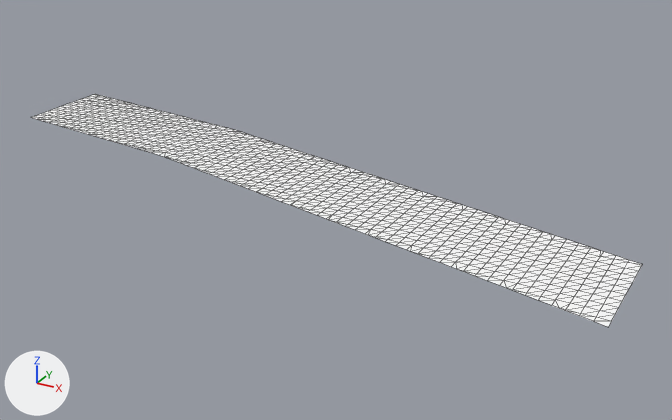
The glTF model games/yorimichi/assets/belmonte/meshes/SM_BM_BC_Water_5.glb, before and after one commit.
Rendered twice from a 50 mm lens placed at (1063.0, -474.0, 88.0), pointed at (916.0, -207.0, -45.0). Arrows for +X, +Y and +Z are at lower left; the lights stay in place. The first picture is the older version. Mesh edges are drawn as thin lines.

In view in the first picture: 'SM_BM_BC_Water_5'.
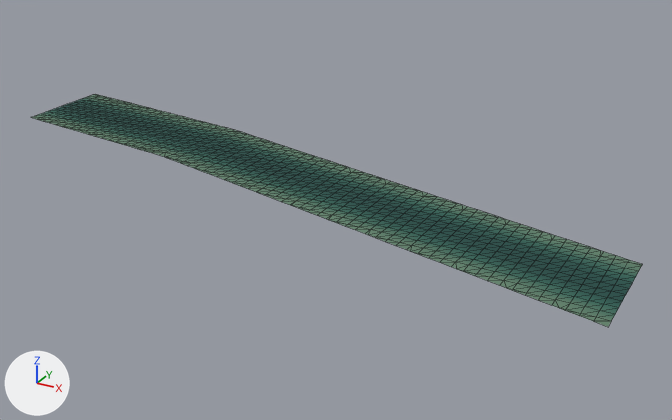
Location of each change, [x1, y1, x2, y2] in pixels of the pictures (672 x 420 px):
part 1 of me_sm_bc_water_5, recoloured
    both: [50, 99, 635, 308]
part 2 of me_sm_bc_water_5, recoloured
    both: [42, 97, 639, 317]
part 3 of me_sm_bc_water_5, recoloured
    both: [31, 94, 642, 327]

Diff of the bpy script that builds the scene:
```diff
--- a/games/yorimichi/assets/belmonte/meshes/SM_BM_BC_Water_5.glb.py
+++ b/games/yorimichi/assets/belmonte/meshes/SM_BM_BC_Water_5.glb.py
@@ me_sm_bc_water_5 @@
 me_sm_bc_water_5.from_pydata(...)  # 803 vertices, 1428 faces; spans x 768.0..1024.0, y -259.0..-166.0, z -35.0..-34.0
 # used by ob_sm_bm_bc_water_5; location = (0.0, 0.0, 0.0)
+# me_sm_bc_water_5 part 1: 667 faces centred in x 770.0..1023.0, y -246.0..-177.0, z -35.0..-34.0 are repainted in the vertex colours; the middle colour goes from white #ffffff to dark cyan #1b4c46
+# me_sm_bc_water_5 part 2: 311 faces centred in x 770.0..1023.0, y -253.0..-173.0, z -35.0..-34.0 are repainted in the vertex colours; the middle colour goes from white #ffffff to dark green #3e6d5c
+# me_sm_bc_water_5 part 3: 450 faces centred in x 770.0..1023.0, y -257.0..-167.0, z -35.0..-34.0 are repainted in the vertex colours; the middle colour goes from white #ffffff to greyish green #60816a
 me_sm_bc_water_5.materials.append(mat_bm_000_m_water_005)
```
